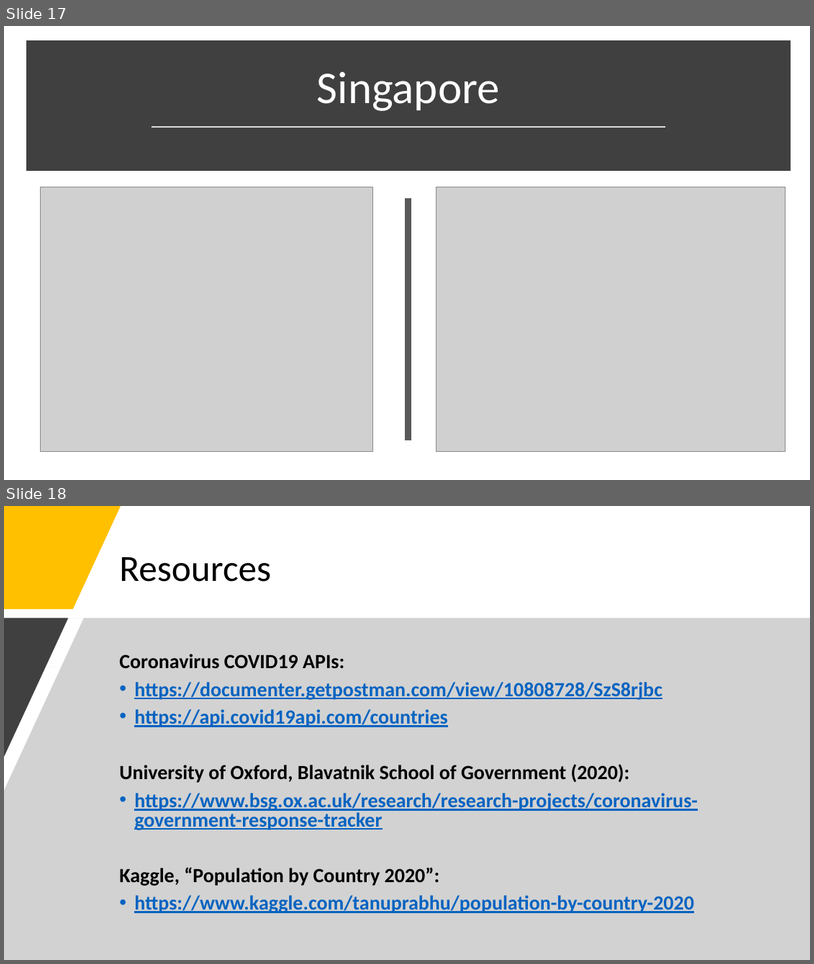
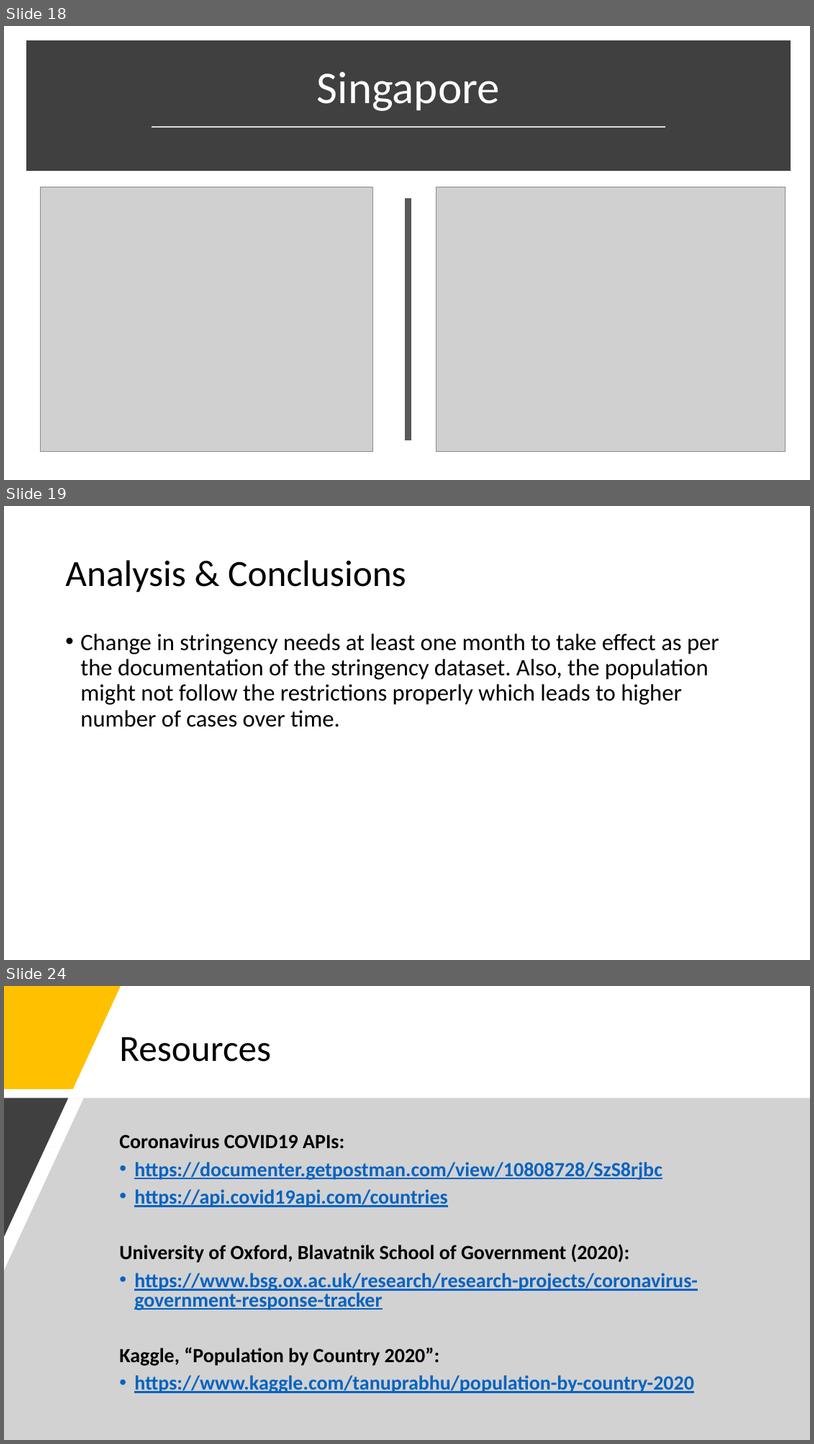
Before and after one commit to mirahmed07/project_covid_global, a slide deck: COVID-19_Presentation_DRAFT.pptx. Shown one above the other, each under a label of ours: slides 17 and 18 before the commit, slides 18, 19 and 24 after it; the slides between them are not shown. The pictures are 814x964 and 814x1444 pixels, drawn with LibreOffice and Linux fonts; fonts in the diff are those of the drawing; grey boxes stand for pictures. Boxes give left, top, right and bottom in pixels: in the first picture for what was removed or moved away, otherwise in the second. Text is boxed around its words. In the diff, an @@ line names an element or a change of style, - is before the commit and + after.

```diff
--- a/COVID-19_Presentation_DRAFT.pptx
+++ b/COVID-19_Presentation_DRAFT.pptx
@@ slide 19 added at [4,506,810,960], background #FFFFFF @@
@@ title added at [65,560,406,592], 44 pt, text #000000 @@
+Analysis & Conclusions
@@ text added at [80,633,720,727], 28 pt, text #000000 @@
+• Change in stringency needs at least one month to take effect as per the documentation of the stringency dataset. Also, the population might not follow the restrictions properly which leads to higher number of cases over time.
@@ what was slide 17 is now slide 18 @@
@@ what was slide 18 is now slide 24 @@
```
Also in this commit, not shown: 7 slides changed, 5 other slides added.
